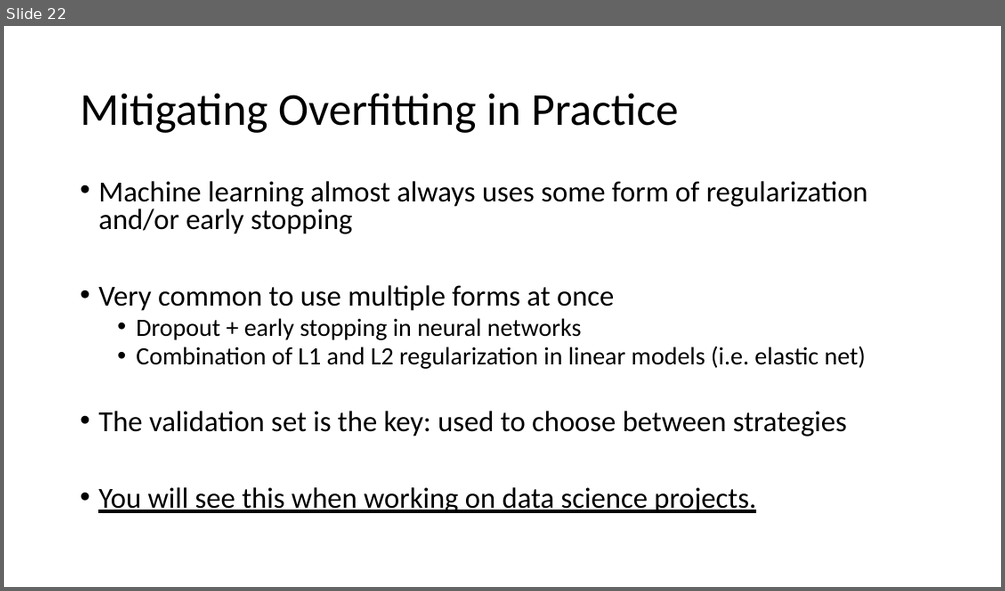
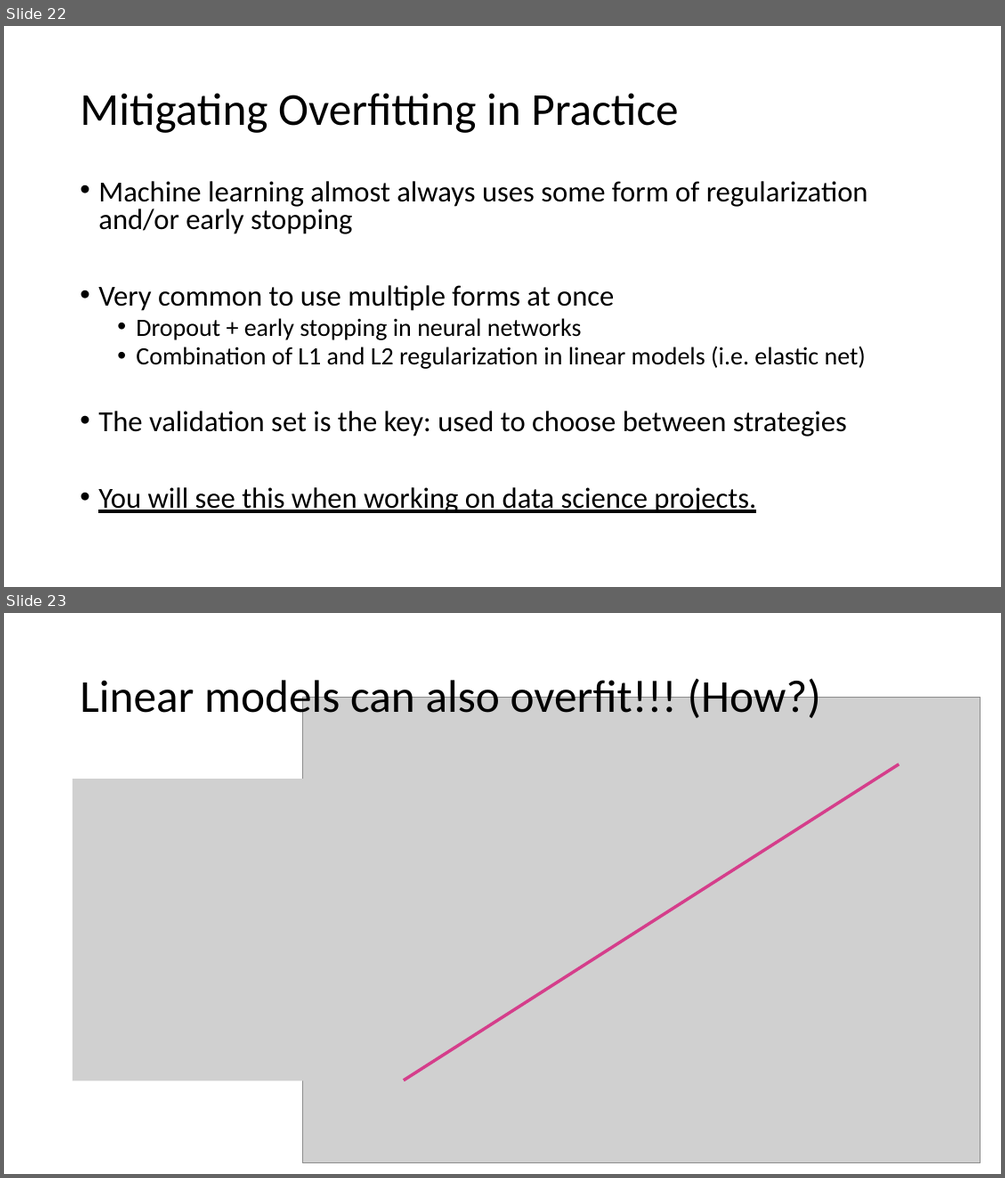
Before and after one commit to mengelhard/mmci_applied_ds, a slide deck: lectures/mitigating_overfitting.pptx. Shown one above the other, each under a label of ours: slide 22 before the commit, slides 22 and 23 after it. The pictures are 1005x591 and 1005x1178 pixels, drawn with LibreOffice and Linux fonts; fonts in the diff are those of the drawing; grey boxes stand for pictures. Boxes give left, top, right and bottom in pixels: in the first picture for what was removed or moved away, otherwise in the second. Text is boxed around its words. In the diff, an @@ line names an element or a change of style, - is before the commit and + after.

Commit message:
added overfitting lecture

```diff
--- a/lectures/mitigating_overfitting.pptx
+++ b/lectures/mitigating_overfitting.pptx
@@ slide 23 added at (4, 613, 1001, 1174), background #FFFFFF @@
@@ title added at (80, 674, 821, 722), 44 pt, text #000000 @@
+Linear models can also overfit!!! (How?)
@@ picture added at (302, 697, 979, 1163) @@
@@ line added from (404, 1080) to (899, 764), #D53E8B 3 pt @@
@@ picture added at (73, 779, 336, 1081) @@
```
Also in this commit, not shown: 2 slides changed, 13 other slides added, 1 slide removed, 1 other file.
